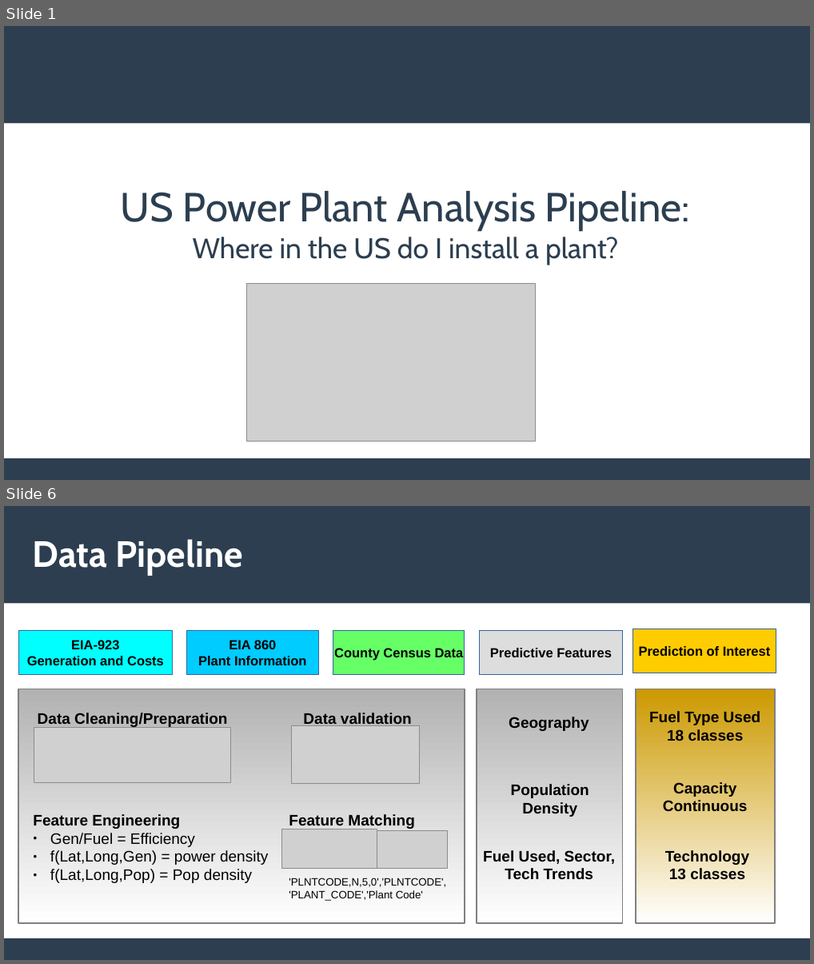
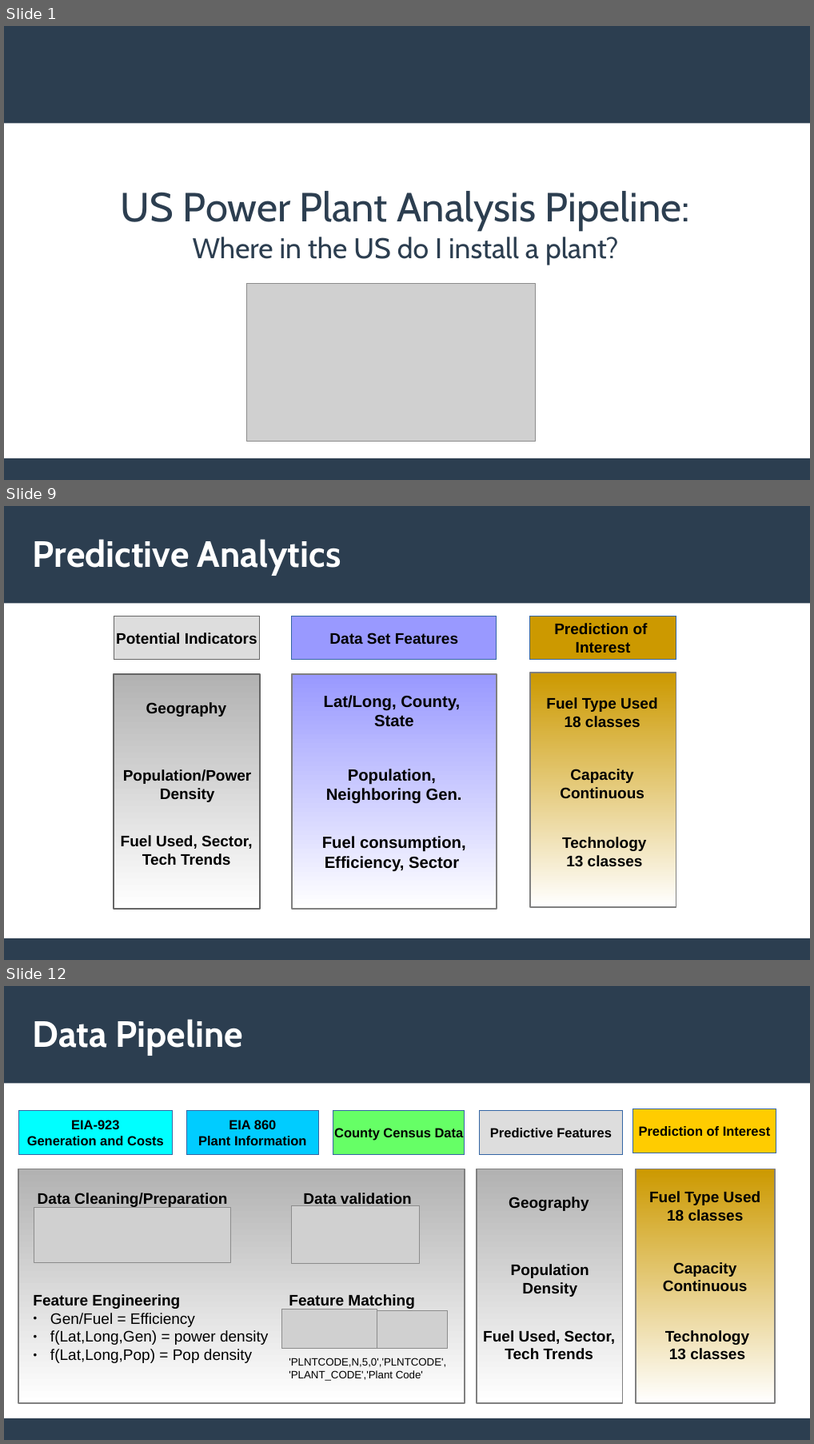
Before and after one commit to riggsb2/US-power-plants, a slide deck: Images/Pitch Presentation.odp. Shown one above the other, each under a label of ours: slides 1 and 6 before the commit, slides 1, 9 and 12 after it; the slides between them are not shown. The pictures are 814x964 and 814x1444 pixels, drawn with LibreOffice and Linux fonts; fonts in the diff are those of the drawing; grey boxes stand for pictures. Boxes give left, top, right and bottom in pixels: in the first picture for what was removed or moved away, otherwise in the second. Text is boxed around its words. In the diff, an @@ line names an element or a change of style, - is before the commit and + after.

```diff
--- a/Images/Pitch Presentation.odp
+++ b/Images/Pitch Presentation.odp
@@ slide 9 added at (x1=4, y1=506, x2=810, y2=960), background #FFFFFF; not listed: 2 template elements that a slide beside it also shows @@
@@ title added at (x1=33, y1=539, x2=341, y2=576), 36 pt, text #FFFFFF, bold @@
+Predictive Analytics
@@ group added at (x1=114, y1=616, x2=260, y2=908): 3 texts, 2 rectangles @@
+Potential Indicators
+Geography
+Population/Power Density
+Fuel Used, Sector, Tech Trends
@@ group added at (x1=292, y1=616, x2=498, y2=908): 3 texts, 2 rectangles @@
+Lat/Long, County,
+State
+Data Set Features
+Population,
+Neighboring Gen.
+Fuel consumption, Efficiency, Sector
@@ group added at (x1=530, y1=616, x2=677, y2=907): 3 texts, 2 rectangles @@
+Prediction of
+Interest
+Fuel Type Used
+18 classes
+Capacity
+Continuous
+Technology
+13 classes
@@ what was slide 6 is now slide 12 @@
```
Also in this commit, not shown: 4 slides changed, 6 other slides added, 7 other files.
